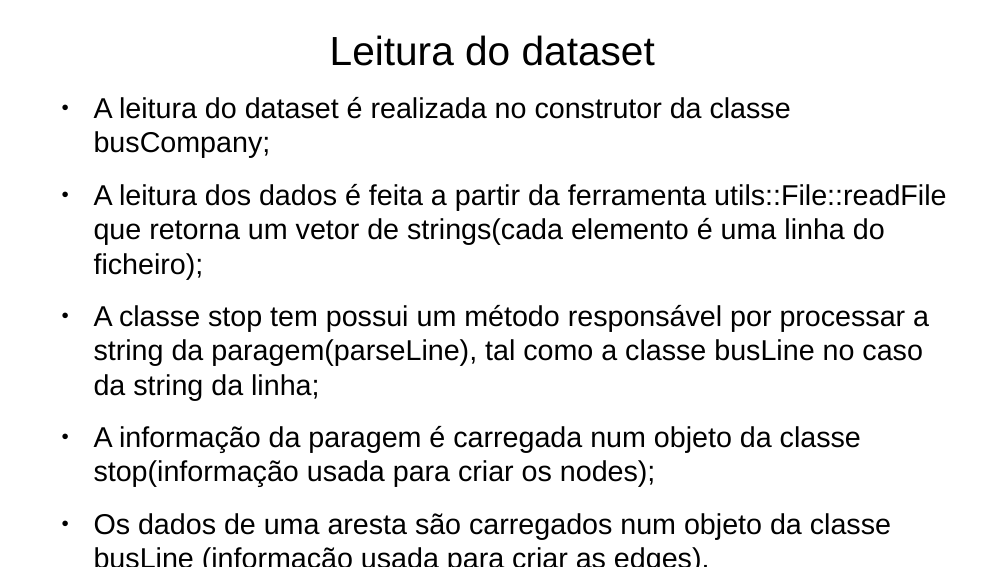
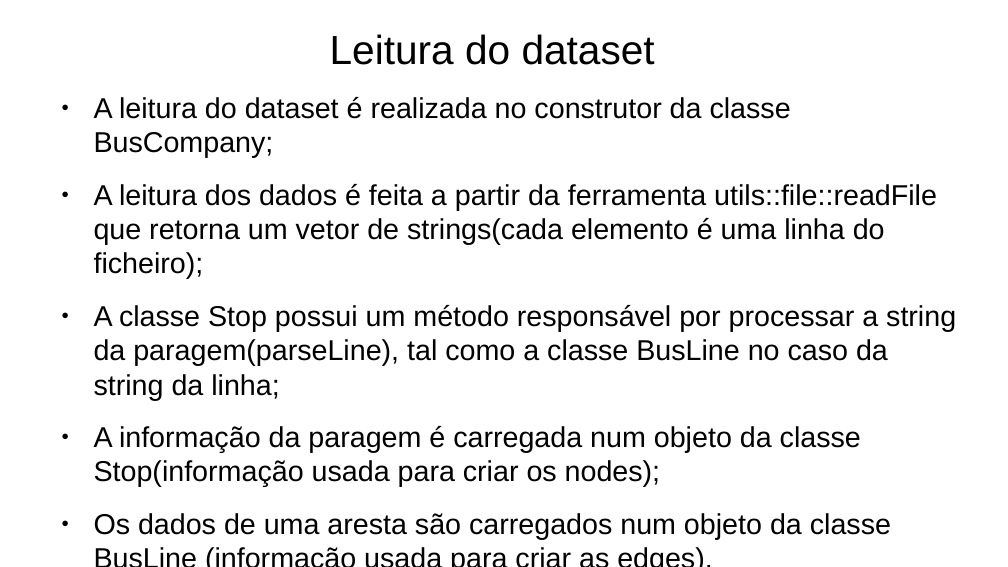
Before and after one commit to Naapperas/feup-aed-proj2, a slide deck: slide 3 of Apresentação.pptx. Drawn at 1008x567 pixels with LibreOffice and Linux fonts; fonts in the diff are those of the drawing. Boxes give left, top, right and bottom in pixels: in the first picture for what was removed or moved away, otherwise in the second. Text is boxed around its words. In the diff, an @@ line names an element or a change of style, - is before the commit and + after.

Commit message:
Updated ppt

```diff
--- a/Apresentação.pptx
+++ b/Apresentação.pptx
@@ text at (x1=94, y1=97, x2=956, y2=539): text changed @@
-● A leitura do dataset é realizada no construtor da classe busCompany;
-● A leitura dos dados é feita a partir da ferramenta utils::File::readFile que retorna um vetor de strings(cada elemento é uma linha do ficheiro);
-● A classe stop tem possui um método responsável por processar a string da paragem(parseLine), tal como a classe busLine no caso da string da linha;
-● A informação da paragem é carregada num objeto da classe stop(informação usada para criar os nodes);
-● Os dados de uma aresta são carregados num objeto da classe busLine (informação usada para criar as edges).
+● A leitura do dataset é realizada no construtor da classe BusCompany;
+● A leitura dos dados é feita a partir da ferramenta utils::file::readFile que retorna um vetor de strings(cada elemento é uma linha do ficheiro);
+● A classe Stop possui um método responsável por processar a string da paragem(parseLine), tal como a classe BusLine no caso da string da linha;
+● A informação da paragem é carregada num objeto da classe Stop(informação usada para criar os nodes);
+● Os dados de uma aresta são carregados num objeto da classe BusLine (informação usada para criar as edges).
```
Also in this commit, not shown: 4 other slides changed, 3 slides added, 1 slide removed.
